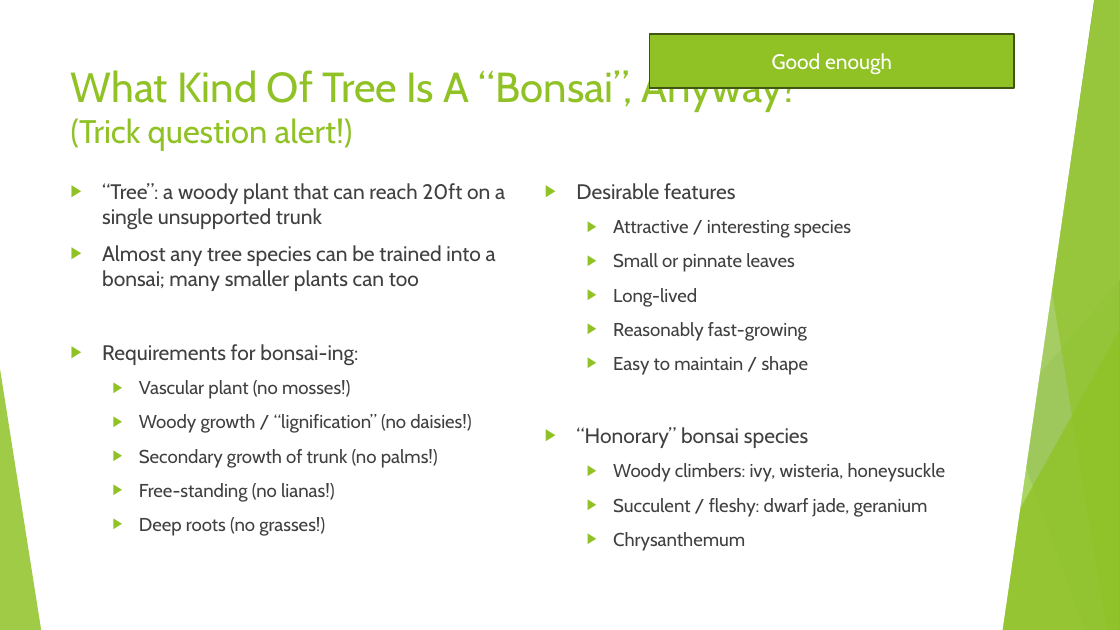
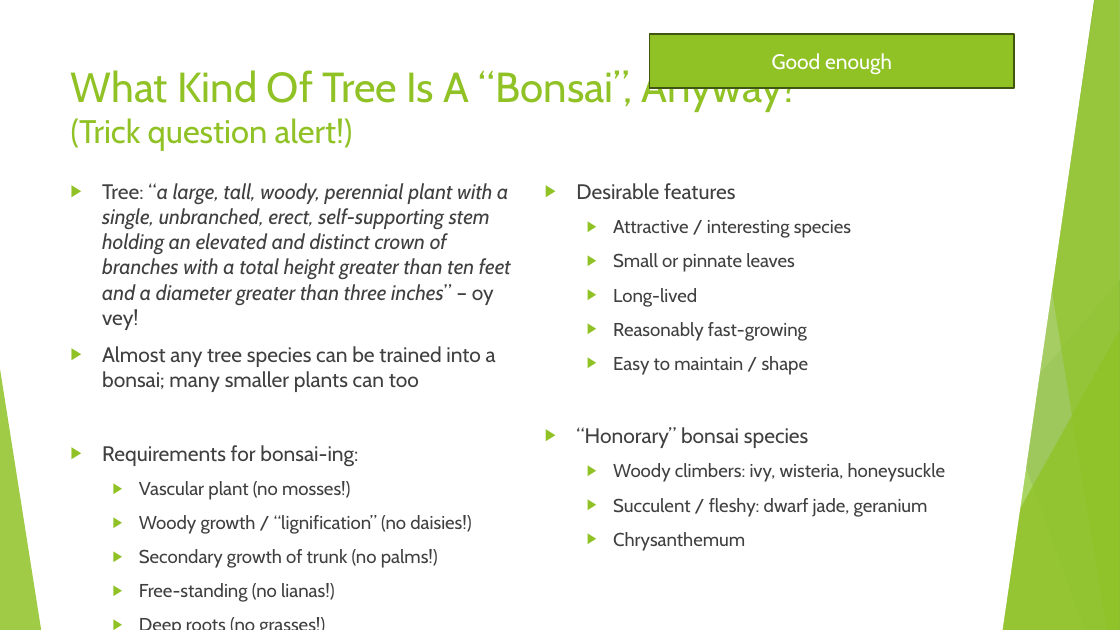
Before and after one commit to AlexLabram/Bonsai, a slide deck: slide 7 of WGCourse/Bonsai On A Budget (running).pptx. Drawn at 1120x630 pixels with LibreOffice and Linux fonts; fonts in the diff are those of the drawing. Boxes give left, top, right and bottom in pixels: in the first picture for what was removed or moved away, otherwise in the second. Text is boxed around its words. In the diff, an @@ line names an element or a change of style, - is before the commit and + after.

Commit message:
Added technical definition of "tree"

```diff
--- a/WGCourse/Bonsai On A Budget (running).pptx
+++ b/WGCourse/Bonsai On A Budget (running).pptx
@@ text at box(102, 183, 511, 330): text changed; italic on @@
-▶ “Tree”: a woody plant that can reach 20ft on a single unsupported trunk
+▶ Tree: “a large, tall, woody, perennial plant with a single, unbranched, erect, self-supporting stem holding an elevated and distinct crown of branches with a total height greater than ten feet and a diameter greater than three inches” – oy vey!
```
Also in this commit, not shown: 2 other slides changed.
